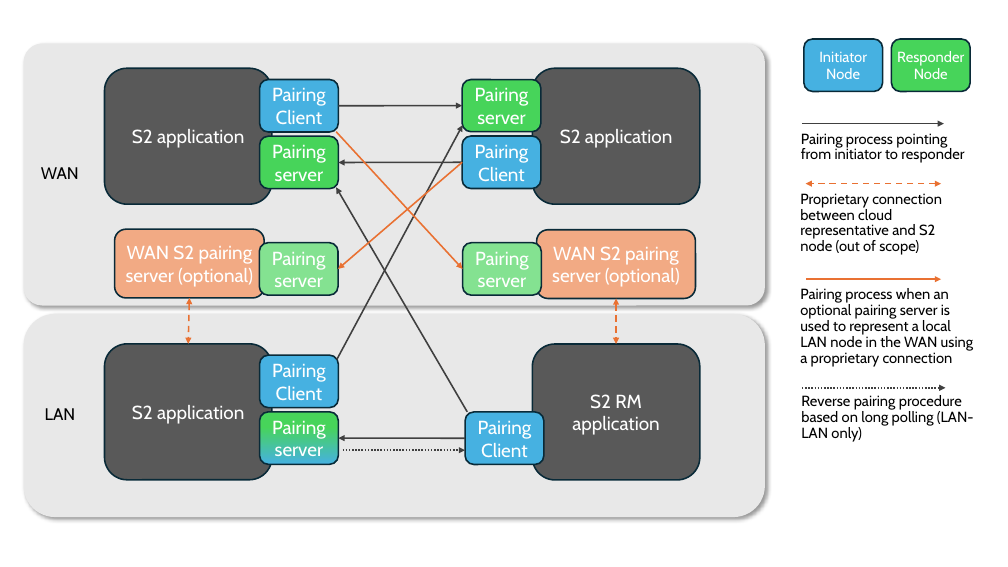
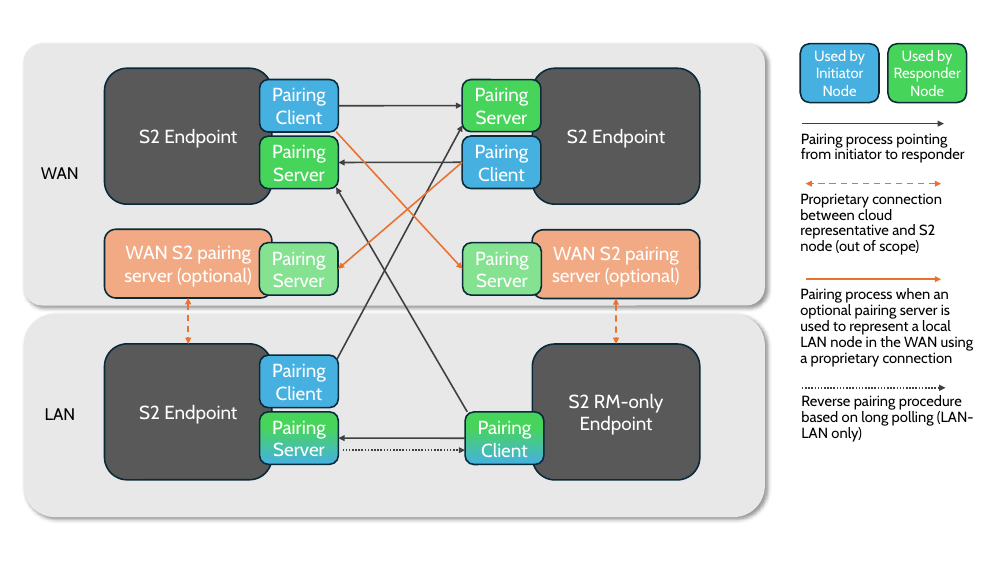
Before and after one commit to flexiblepower/s2-documentation, a slide deck: slide 6 of website/static/img/communication-layer/powerpoint_img_source.pptx. Drawn at 1008x567 pixels with LibreOffice and Linux fonts; fonts in the diff are those of the drawing. Boxes give left, top, right and bottom in pixels: in the first picture for what was removed or moved away, otherwise in the second. Text is boxed around its words. In the diff, an @@ line names an element or a change of style, - is before the commit and + after.

Commit message:
Improved overview image for pairing

```diff
--- a/website/static/img/communication-layer/powerpoint_img_source.pptx
+++ b/website/static/img/communication-layer/powerpoint_img_source.pptx
@@ rounded rectangle "Used by": place and size @@
-rounded rectangle "Used by" at <box>804,39,882,91</box>
+rounded rectangle "Used by" at <box>801,44,879,103</box>
@@ text in rounded rectangle at <box>814,50,865,65</box>: paragraph added @@
+Used by
@@ rounded rectangle "Used by": place and size @@
-rounded rectangle "Used by" at <box>892,39,970,91</box>
+rounded rectangle "Used by" at <box>888,44,966,103</box>
@@ text in rounded rectangle at <box>902,50,952,65</box>: paragraph added @@
+Used by
@@ text in rounded rectangle at <box>475,87,529,125</box>: text changed @@
-Pairing server
+Pairing Server
@@ text in rounded rectangle at <box>139,129,237,148</box>: text changed @@
-S2 application
+S2 Endpoint
@@ text in rounded rectangle at <box>272,144,326,182</box>: text changed @@
-Pairing server
+Pairing Server
@@ text in rounded rectangle at <box>567,129,665,148</box>: text changed @@
-S2 application
+S2 Endpoint
@@ rounded rectangle "WAN S2 pairing server (optional)": place and size @@
-rounded rectangle "WAN S2 pairing server (optional)" at <box>115,229,265,298</box>
+rounded rectangle "WAN S2 pairing server (optional)" at <box>104,229,272,298</box>
@@ rounded rectangle "WAN S2 pairing server (optional)": place and size @@
-rounded rectangle "WAN S2 pairing server (optional)" at <box>537,230,696,299</box>
+rounded rectangle "WAN S2 pairing server (optional)" at <box>532,230,700,299</box>
@@ text in rounded rectangle at <box>272,252,326,287</box>: text changed @@
-Pairing server
+Pairing Server
@@ text in rounded rectangle at <box>475,252,529,287</box>: text changed @@
-Pairing server
+Pairing Server
@@ text in rounded rectangle at <box>139,405,237,424</box>: text changed @@
-S2 application
+S2 Endpoint
@@ rounded rectangle "Pairing Client" at <box>465,412,544,464</box>: fill #46B1E1 to gradient #47D45A to #46B1E1 @@
@@ text in rounded rectangle at <box>569,394,664,435</box>: text changed @@
-S2 RM application
+S2 RM-only Endpoint
@@ text in rounded rectangle at <box>272,420,326,457</box>: text changed @@
-Pairing server
+Pairing Server
```
Also in this commit, not shown: 2 other files.
